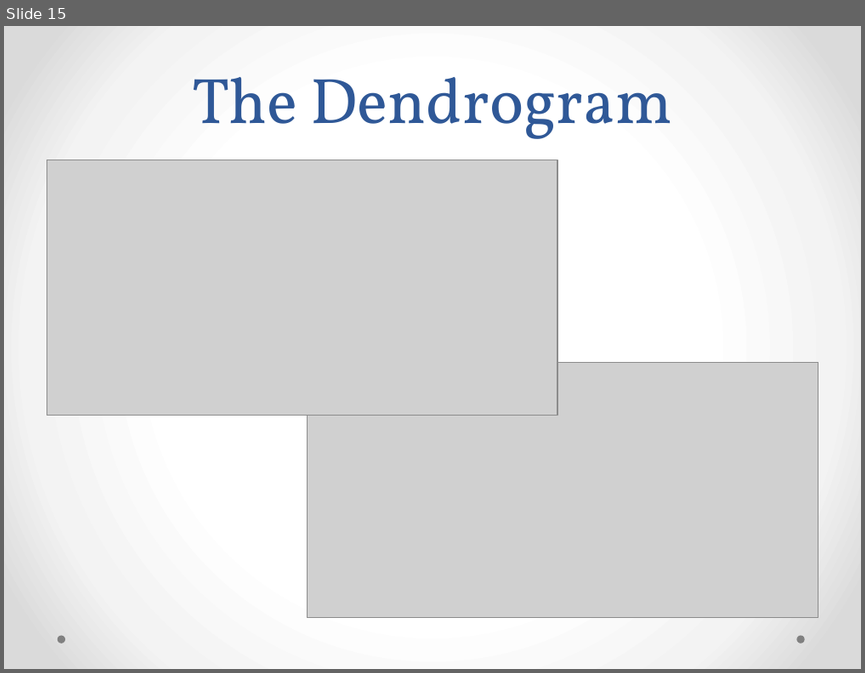
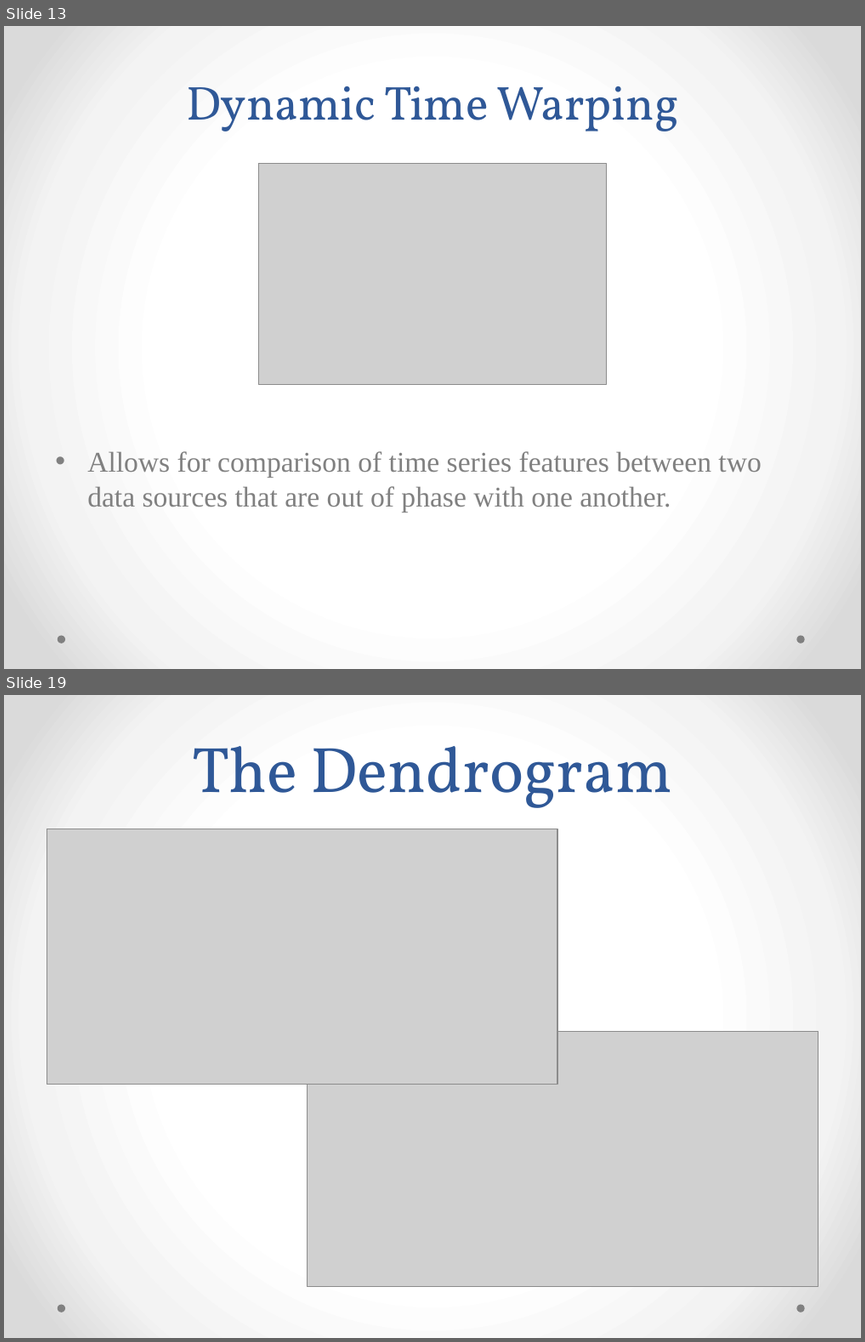
Before and after one commit to twcannon/MastersThesis, a slide deck: Paper/MastersPresentation.pptx. Shown one above the other, each under a label of ours: slide 15 before the commit, slides 13 and 19 after it; the slides between them are not shown. The pictures are 865x673 and 865x1342 pixels, drawn with LibreOffice and Linux fonts; fonts in the diff are those of the drawing; grey boxes stand for pictures. Boxes give left, top, right and bottom in pixels: in the first picture for what was removed or moved away, otherwise in the second. Text is boxed around its words. In the diff, an @@ line names an element or a change of style, - is before the commit and + after.

```diff
--- a/Paper/MastersPresentation.pptx
+++ b/Paper/MastersPresentation.pptx
@@ slide 13 added at (4,26,861,669), background gradient #FFFFFF to #F4F4F4 to #DADADA; not listed: 2 template elements that a slide beside it also shows @@
@@ title added at (186,86,678,131), 40 pt, text #2F5897 @@
+Dynamic Time Warping
@@ picture added at (258,164,606,385) @@
@@ text added at (87,451,760,511), 24 pt, text #808080 @@
+• Allows for comparison of time series features between two data sources that are out of phase with one another.
@@ what was slide 15 is now slide 19 @@
```
Also in this commit, not shown: 17 slides changed, 5 other slides added, 2 slides removed, 12 other files.
